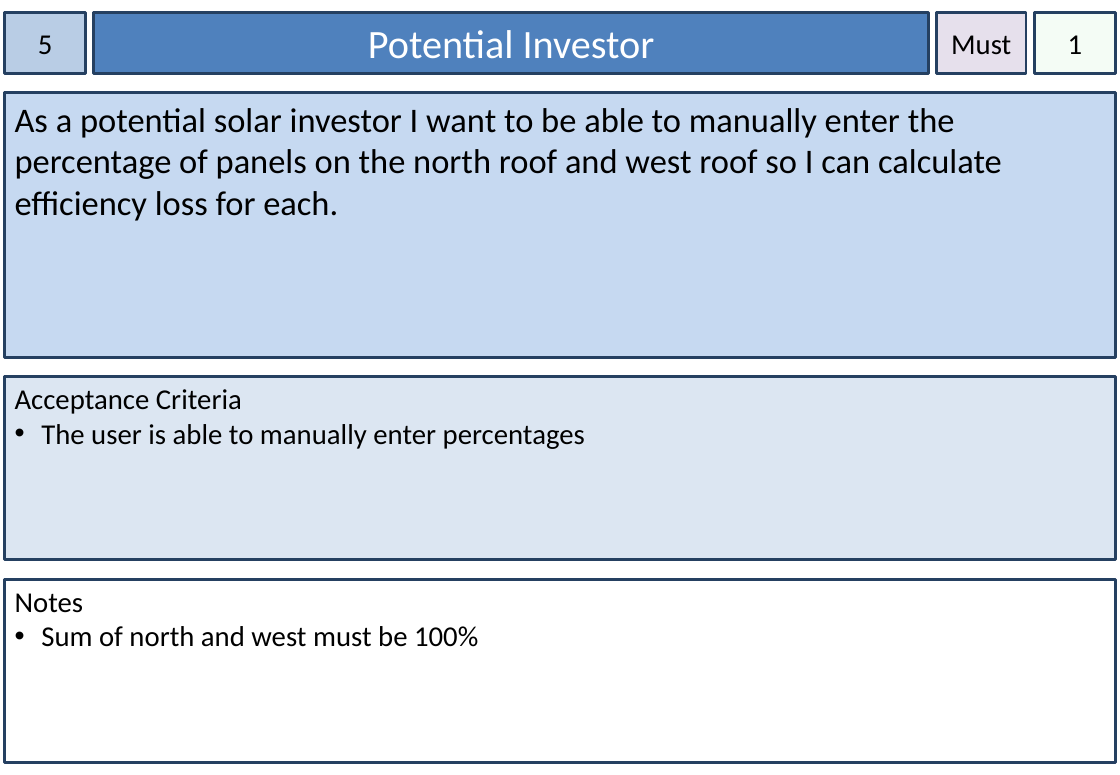
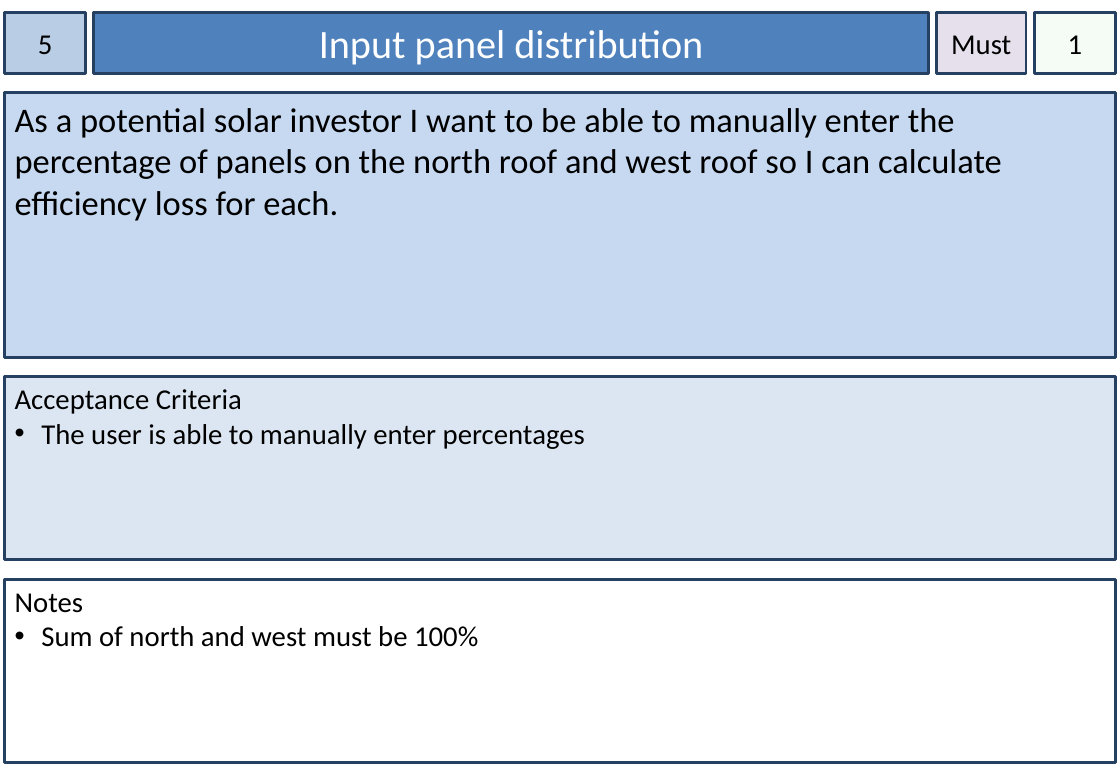
Before and after one commit to dkartaschew/anonymous-solarenergy, a slide deck: slide 5 of Documentation/User Stories.pptx. Drawn at 1120x775 pixels with LibreOffice and Linux fonts; fonts in the diff are those of the drawing. Boxes give left, top, right and bottom in pixels: in the first picture for what was removed or moved away, otherwise in the second. Text is boxed around its words. In the diff, an @@ line names an element or a change of style, - is before the commit and + after.

```diff
--- a/Documentation/User Stories.pptx
+++ b/Documentation/User Stories.pptx
@@ text in rectangle at (319, 30, 703, 65): text changed @@
-Potential Investor
+Input panel distribution
```
Also in this commit, not shown: 3 other slides changed, 1 other file.
